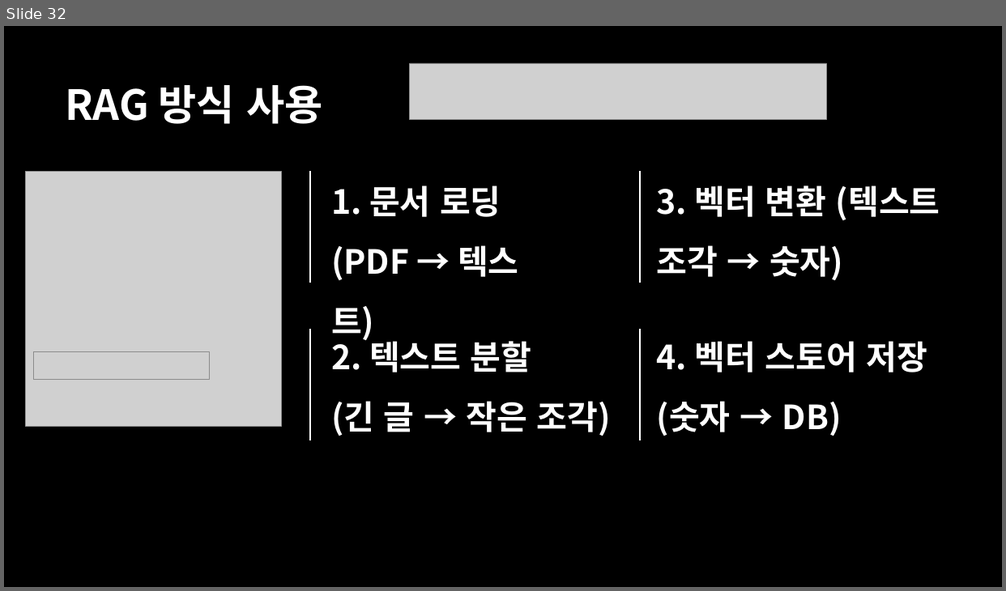
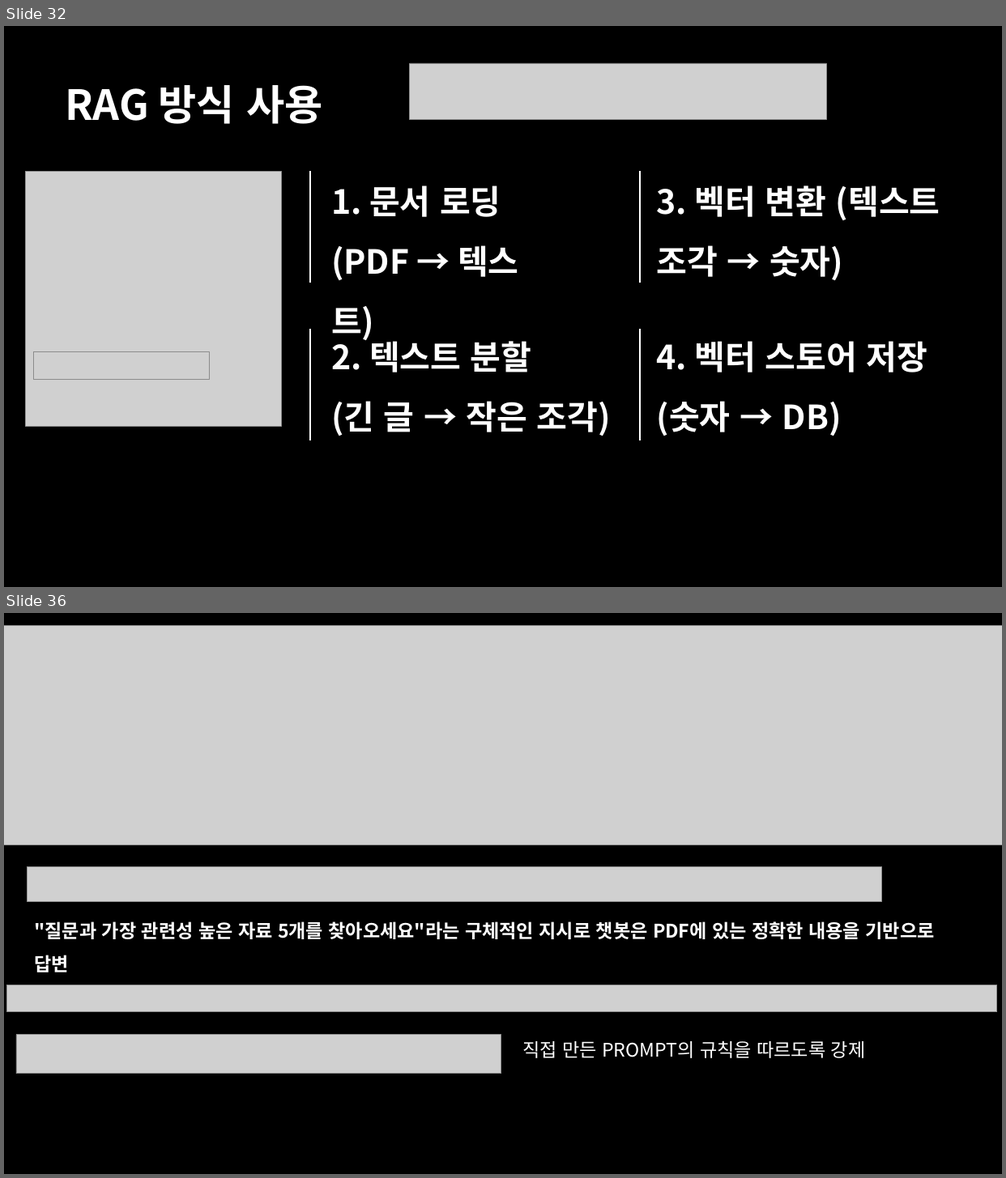
Before and after one commit to MINGYU-1/oboe_album_rag_project, a slide deck: 오보에 최종프로젝트 발표.pptx. Shown one above the other, each under a label of ours: slide 32 before the commit, slides 32 and 36 after it; the slides between them are not shown. The pictures are 1006x591 and 1006x1178 pixels, drawn with LibreOffice and Linux fonts; fonts in the diff are those of the drawing; grey boxes stand for pictures. Boxes give left, top, right and bottom in pixels: in the first picture for what was removed or moved away, otherwise in the second. Text is boxed around its words. In the diff, an @@ line names an element or a change of style, - is before the commit and + after.

```diff
--- a/오보에 최종프로젝트 발표.pptx
+++ b/오보에 최종프로젝트 발표.pptx
@@ slide 36 added at (4, 613, 1002, 1174), background #000000 @@
@@ picture added at (4, 626, 1002, 845) @@
@@ picture added at (27, 867, 882, 901) @@
@@ text added at (35, 922, 935, 973), 18 pt, text #FFFFFF, bold @@
+"질문과 가장 관련성 높은 자료 5개를 찾아오세요"라는 구체적인 지시로 챗봇은 PDF에 있는 정확한 내용을 기반으로 답변
@@ picture added at (7, 985, 997, 1012) @@
@@ picture added at (16, 1035, 501, 1074) @@
@@ text added at (522, 1041, 866, 1059), 18 pt, text #FFFFFF @@
+직접 만든 PROMPT의 규칙을 따르도록 강제
```
Also in this commit, not shown: 3 slides changed, 4 other slides added, 1 slide removed, 7 other files.
